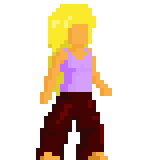
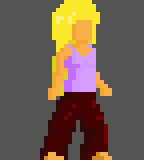
Layers edited between the first and the second 144px x 160px image:
showed "STANDm1" over [40, 0, 112, 160]
hid "STANDb1" over [36, 4, 112, 160]
showed "Arrière-plan", painted on it over [0, 0, 144, 160]
